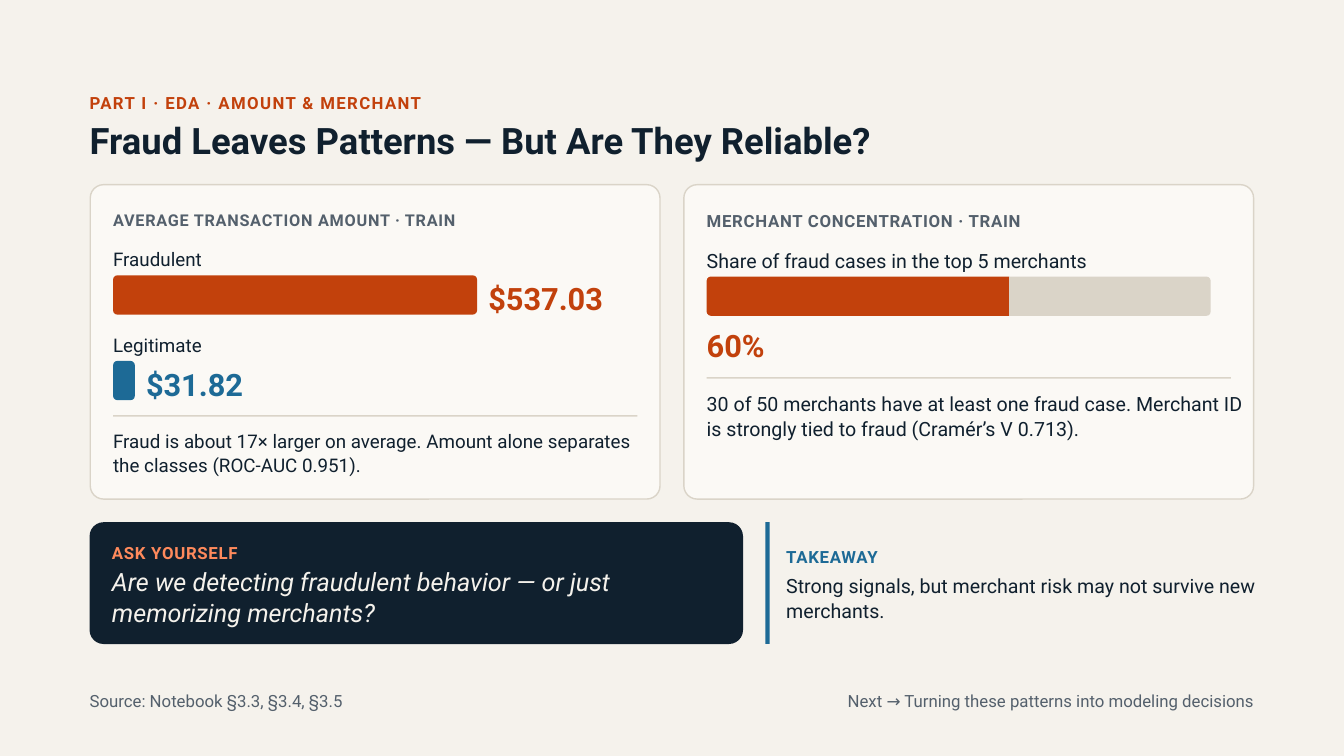
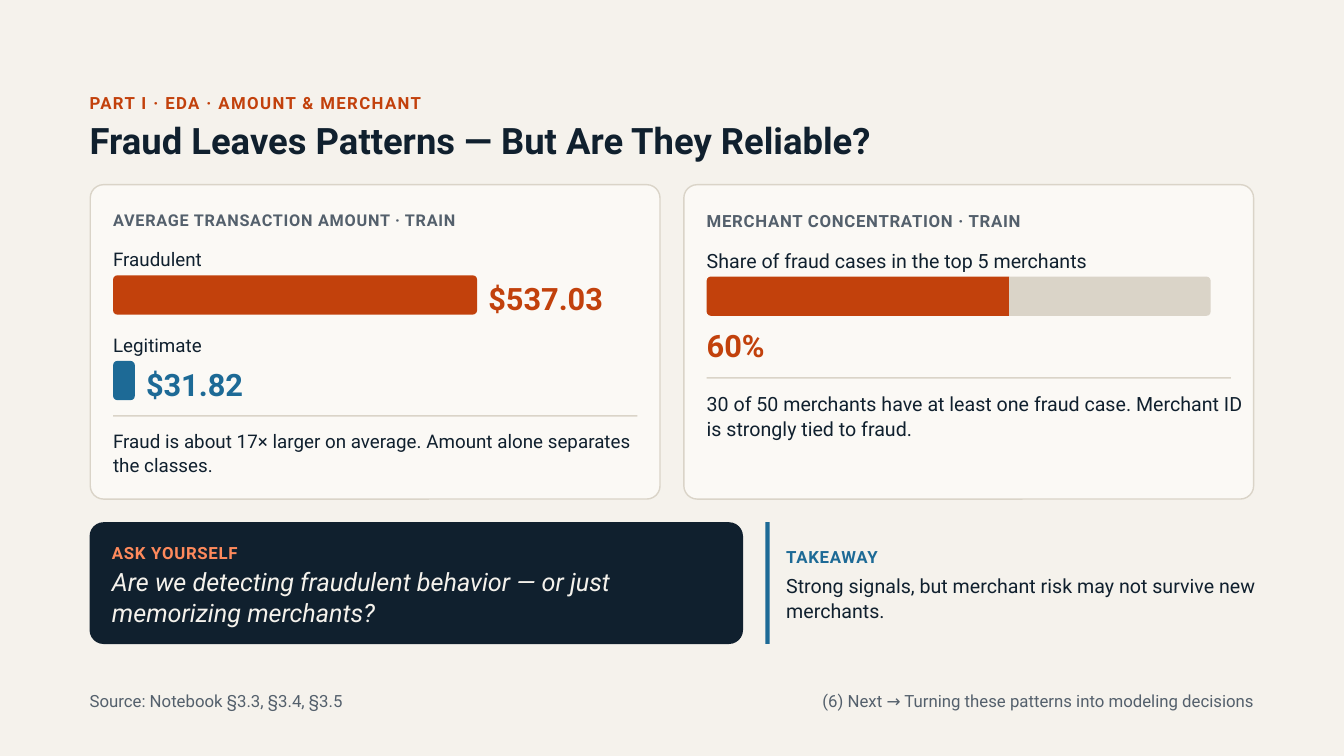
Before and after one commit to DakFu2k6/DS66A_Group_07, a slide deck: slide 6 of Fraud_Detection.pptx. Drawn at 1344x756 pixels with LibreOffice and Linux fonts; fonts in the diff are those of the drawing. Boxes give left, top, right and bottom in pixels: in the first picture for what was removed or moved away, otherwise in the second. Text is boxed around its words. In the diff, an @@ line names an element or a change of style, - is before the commit and + after.

```diff
--- a/Fraud_Detection.pptx
+++ b/Fraud_Detection.pptx
@@ text at (x1=707, y1=396, x2=1242, y2=440): text changed @@
-30 of 50 merchants have at least one fraud case. Merchant ID is strongly tied to fraud (Cramér’s V 0.713).
+30 of 50 merchants have at least one fraud case. Merchant ID is strongly tied to fraud.
@@ text at (x1=113, y1=434, x2=630, y2=472): text changed @@
-Fraud is about 17× larger on average. Amount alone separates the classes (ROC-AUC 0.951).
+Fraud is about 17× larger on average. Amount alone separates the classes.
@@ text at (x1=822, y1=694, x2=1253, y2=711): text changed @@
-Next → Turning these patterns into modeling decisions
+(6) Next → Turning these patterns into modeling decisions
```
Also in this commit, not shown: 23 other slides changed, 1 other file.
